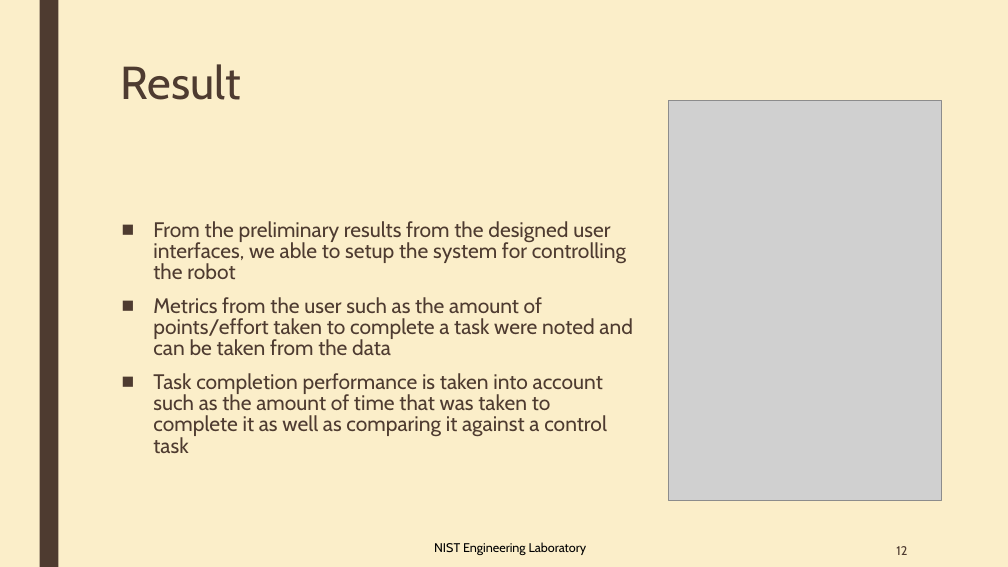
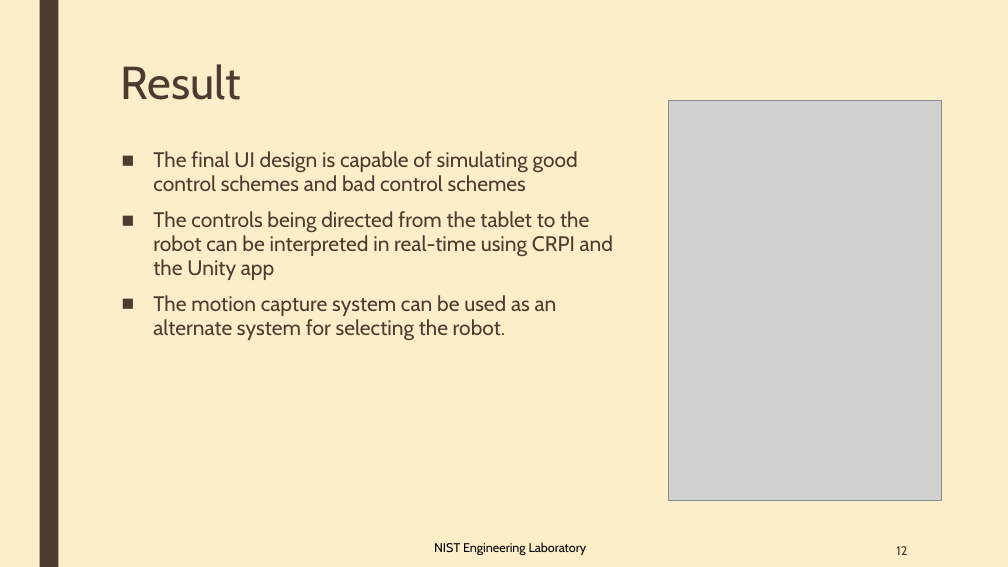
Before and after one commit to OvercodedStack/CRPI-UI-DOCUMENTATION-Summer-of-2019, a slide deck: slide 12 of Collaborative Robotics User interface and HRI Metrics [Autosaved].pptx. Drawn at 1008x567 pixels with LibreOffice and Linux fonts; fonts in the diff are those of the drawing; grey boxes stand for pictures. Boxes give left, top, right and bottom in pixels: in the first picture for what was removed or moved away, otherwise in the second. Text is boxed around its words. In the diff, an @@ line names an element or a change of style, - is before the commit and + after.

```diff
--- a/Collaborative Robotics User interface and HRI Metrics [Autosaved].pptx
+++ b/Collaborative Robotics User interface and HRI Metrics [Autosaved].pptx
@@ text at bbox=[153, 151, 613, 340]: text changed @@
-■ From the preliminary results from the designed user interfaces, we able to setup the system for controlling the robot
-■ Metrics from the user such as the amount of points/effort taken to complete a task were noted and can be taken from the data
-■ Task completion performance is taken into account such as the amount of time that was taken to complete it as well as comparing it against a control task
+■ The final UI design is capable of simulating good control schemes and bad control schemes
+■ The controls being directed from the tablet to the robot can be interpreted in real-time using CRPI and the Unity app
+■ The motion capture system can be used as an alternate system for selecting the robot.
```
Also in this commit, not shown: 4 other slides changed.
